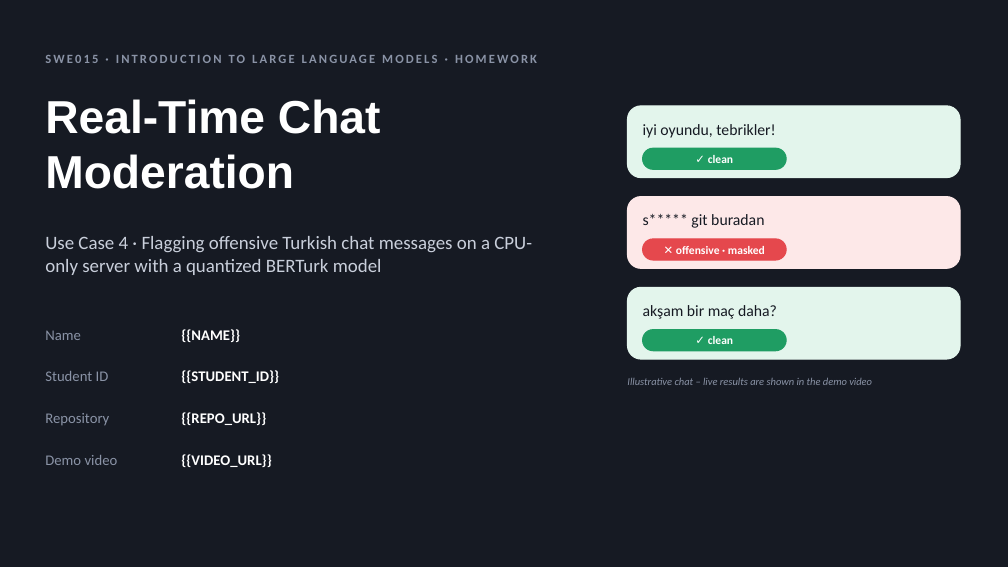
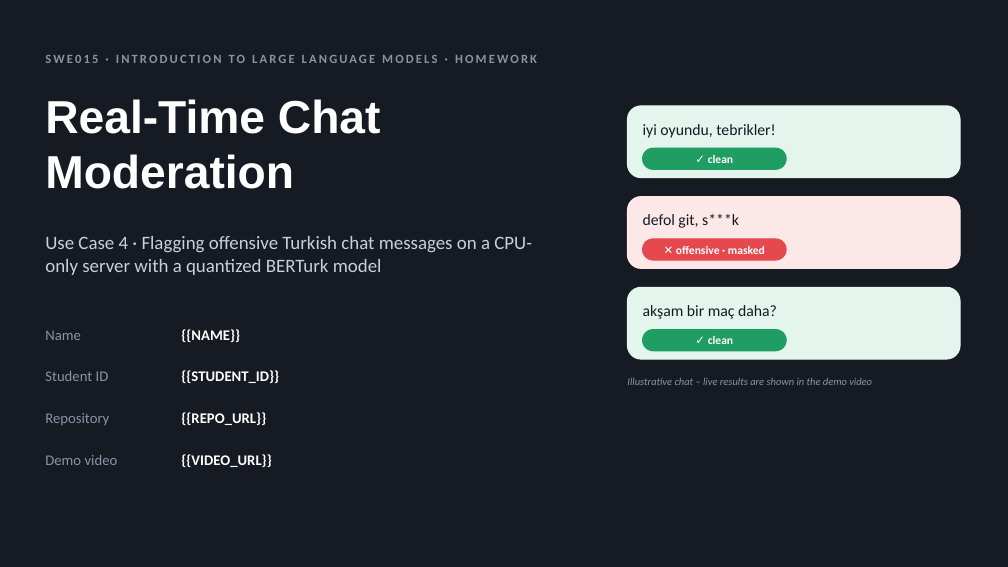
Before and after one commit to Esmanur11/swe015-chat-moderation, a slide deck: slide 1 of docs/slides_template.pptx. Drawn at 1008x567 pixels with LibreOffice and Linux fonts; fonts in the diff are those of the drawing. Boxes give left, top, right and bottom in pixels: in the first picture for what was removed or moved away, otherwise in the second. Text is boxed around its words. In the diff, an @@ line names an element or a change of style, - is before the commit and + after.

```diff
--- a/docs/slides_template.pptx
+++ b/docs/slides_template.pptx
@@ text at (x1=643, y1=214, x2=739, y2=228): text changed @@
-s***** git buradan
+defol git, s***k
```
Also in this commit, not shown: 1 other slide changed, 9 other files.
